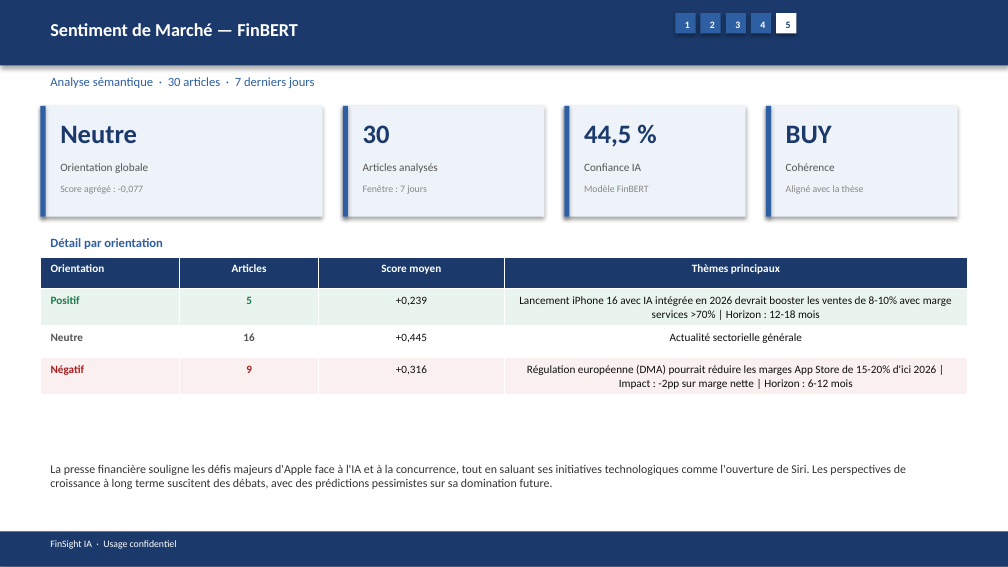
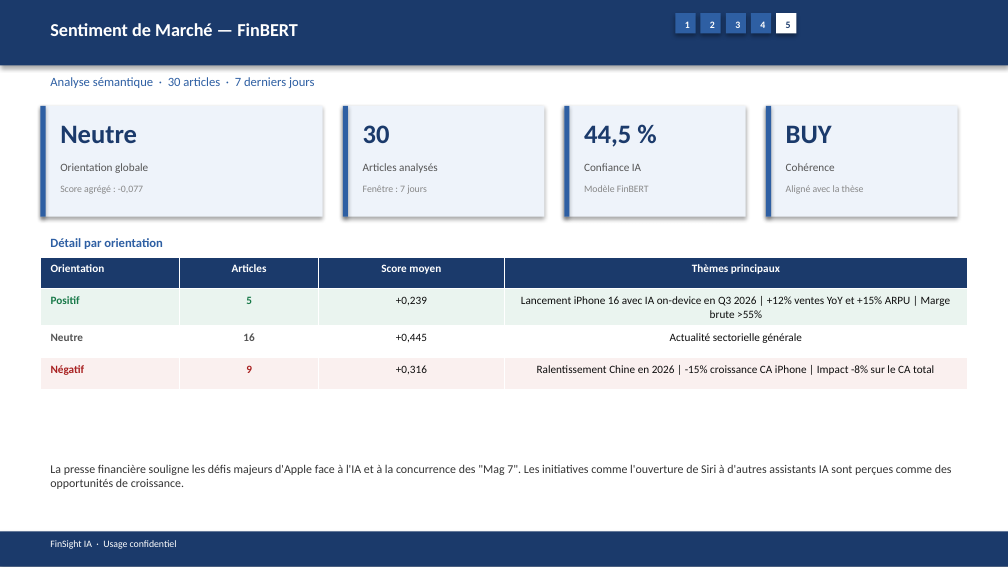
Before and after one commit to baptistejeh07-art/finsight-ia, a slide deck: slide 18 of preview/AAPL/AAPL_pitchbook.pptx. Drawn at 1008x567 pixels with LibreOffice and Linux fonts; fonts in the diff are those of the drawing. Boxes give left, top, right and bottom in pixels: in the first picture for what was removed or moved away, otherwise in the second. Text is boxed around its words. In the diff, an @@ line names an element or a change of style, - is before the commit and + after.

```diff
--- a/preview/AAPL/AAPL_pitchbook.pptx
+++ b/preview/AAPL/AAPL_pitchbook.pptx
@@ table at (40,257,968,384) @@
-row 2, column 4: Lancement iPhone 16 avec IA intégrée en 2026 devrait booster les ventes de 8-10% avec marge services >70% | Horizon : 12-18 mois
+row 2, column 4: Lancement iPhone 16 avec IA on-device en Q3 2026 | +12% ventes YoY et +15% ARPU | Marge brute >55%
-row 4, column 4: Régulation européenne (DMA) pourrait réduire les marges App Store de 15-20% d'ici 2026 | Impact : -2pp sur marge nette | Horizon : 6-12 mois
+row 4, column 4: Ralentissement Chine en 2026 | -15% croissance CA iPhone | Impact -8% sur le CA total
@@ text at (50,464,952,489): text changed @@
-La presse financière souligne les défis majeurs d'Apple face à l'IA et à la concurrence, tout en saluant ses initiatives technologiques comme l'ouverture de Siri. Les perspectives de croissance à long terme suscitent des débats, avec des prédictions pessimistes sur sa domination future.
+La presse financière souligne les défis majeurs d'Apple face à l'IA et à la concurrence des "Mag 7". Les initiatives comme l'ouverture de Siri à d'autres assistants IA sont perçues comme des opportunités de croissance.
```
Also in this commit, not shown: 14 other slides changed, 4 other files.
